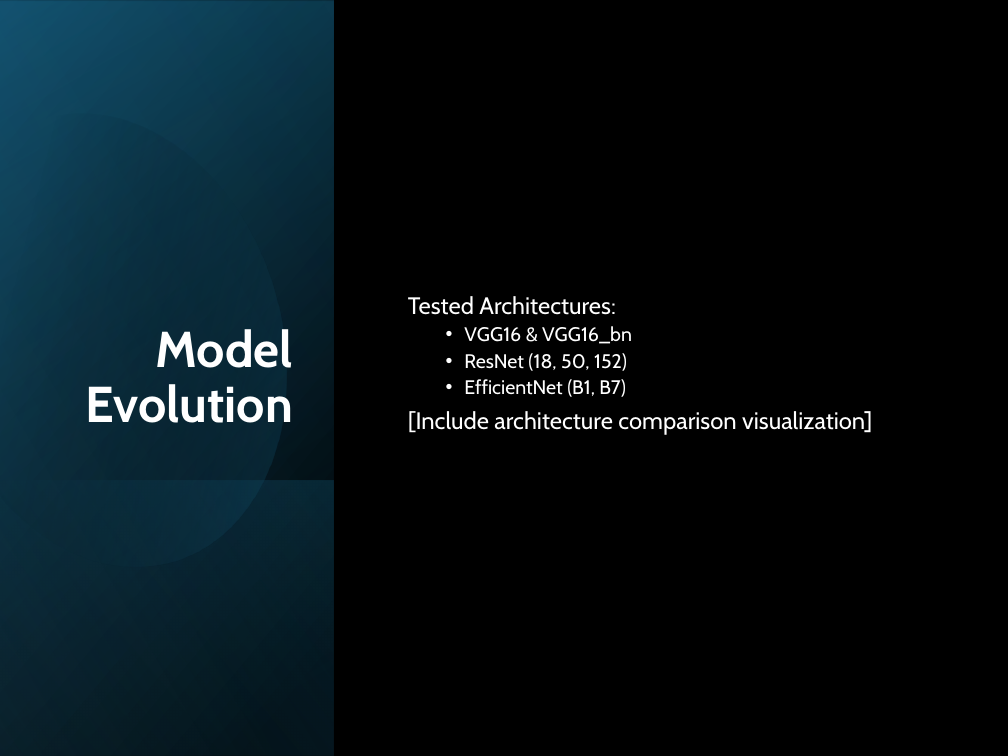
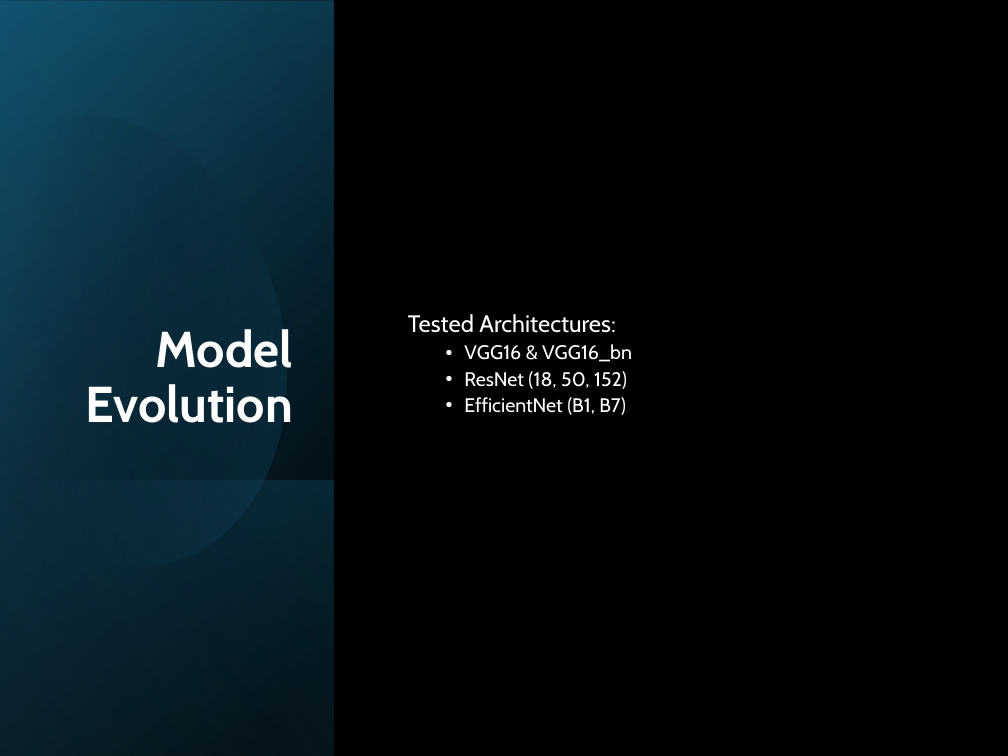
Before and after one commit to lmanov1/DL_DiabeticRetinopathyStagePrediction, a slide deck: slide 11 of presentation/DLStagePredictPresentation.pptx. Drawn at 1008x756 pixels with LibreOffice and Linux fonts; fonts in the diff are those of the drawing. Boxes give left, top, right and bottom in pixels: in the first picture for what was removed or moved away, otherwise in the second. Text is boxed around its words. In the diff, an @@ line names an element or a change of style, - is before the commit and + after.

```diff
--- a/presentation/DLStagePredictPresentation.pptx
+++ b/presentation/DLStagePredictPresentation.pptx
@@ text at [408,411,872,435]: paragraph removed @@
-[Include architecture comparison visualization]
```
Also in this commit, not shown: 1 other slide changed, 2 other files.
